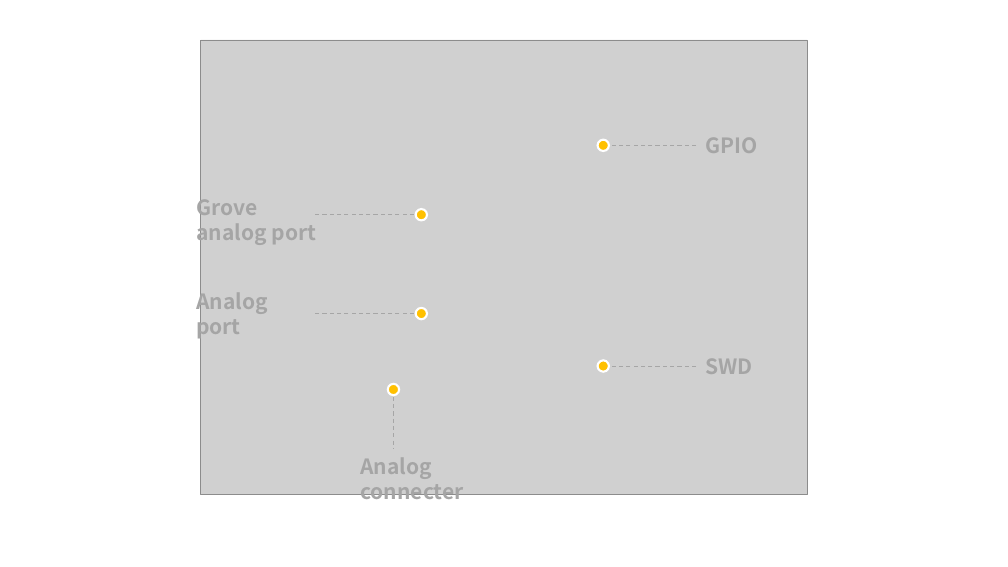
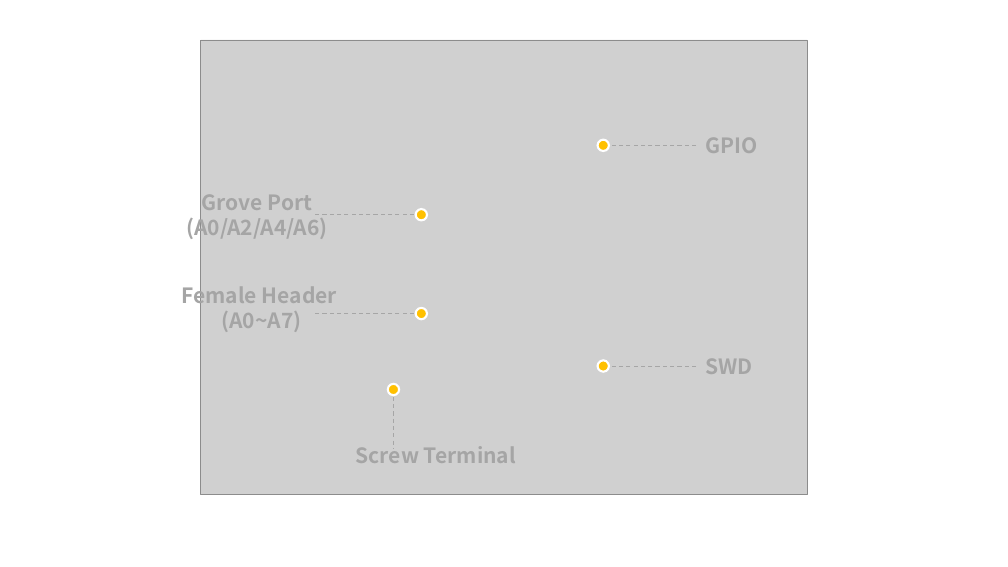
Before and after one commit to SeeedDocument/8-Channel_12-Bit_ADC_for_Raspberry_Pi-STM32F030, a slide deck: slide 1 of img/PPT Formwork(3).pptx. Drawn at 1008x567 pixels with LibreOffice and Linux fonts; fonts in the diff are those of the drawing; grey boxes stand for pictures. Boxes give left, top, right and bottom in pixels: in the first picture for what was removed or moved away, otherwise in the second. Text is boxed around its words. In the diff, an @@ line names an element or a change of style, - is before the commit and + after.

```diff
--- a/img/PPT Formwork(3).pptx
+++ b/img/PPT Formwork(3).pptx
@@ text at bbox=[186, 195, 327, 240]: text changed @@
-Grove
-analog port
+Grove Port
+(A0/A2/A4/A6)
@@ text at bbox=[181, 282, 337, 332]: text changed @@
-Analog port
+Female Header
+(A0~A7)
@@ text at bbox=[356, 442, 516, 463]: text changed @@
-Analog
-connecter
+Screw Terminal
```
Also in this commit, not shown: 1 other file.
